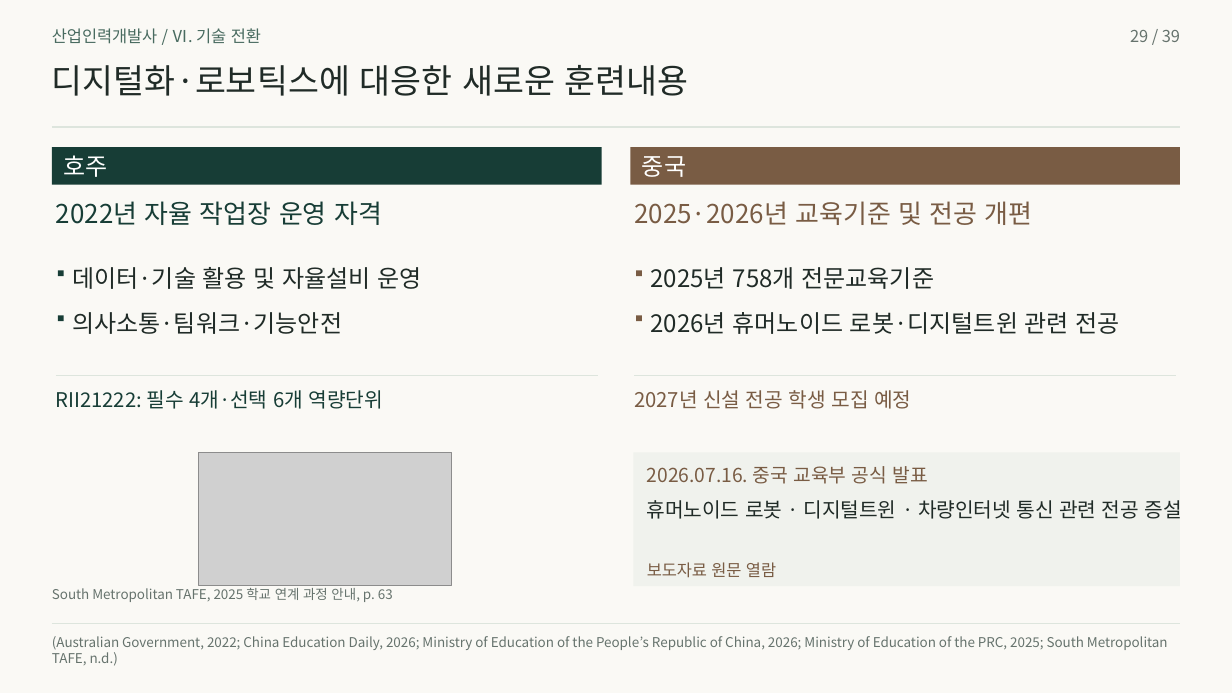
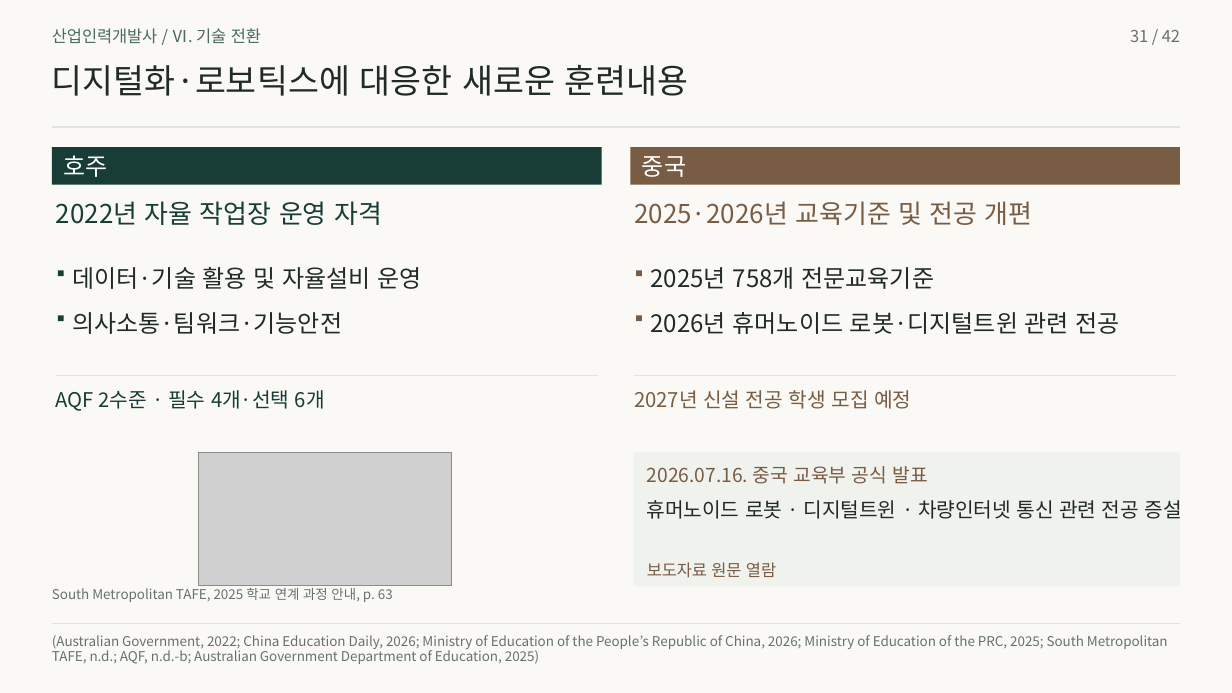
Before and after one commit to 01Chungee10/vet-history-rehearsal, a slide deck: slide 31 of au-cn-2026/presentation.pptx (slide 29 before the commit). Drawn at 1232x693 pixels with LibreOffice and Linux fonts; fonts in the diff are those of the drawing; grey boxes stand for pictures. Boxes give left, top, right and bottom in pixels: in the first picture for what was removed or moved away, otherwise in the second. Text is boxed around its words. In the diff, an @@ line names an element or a change of style, - is before the commit and + after.

```diff
--- a/au-cn-2026/presentation.pptx
+++ b/au-cn-2026/presentation.pptx
@@ text at bbox=[1130, 30, 1180, 42]: text changed @@
-29 / 39
+31 / 42
@@ text at bbox=[56, 390, 325, 411]: text changed @@
-RII21222: 필수 4개·선택 6개 역량단위
+AQF 2수준 · 필수 4개·선택 6개
@@ text at bbox=[52, 647, 539, 664]: text changed @@
-TAFE, n.d.)
+TAFE, n.d.; AQF, n.d.-b; Australian Government Department of Education, 2025)
```
Also in this commit, not shown: 38 other slides changed, 3 slides added, 46 other files.
